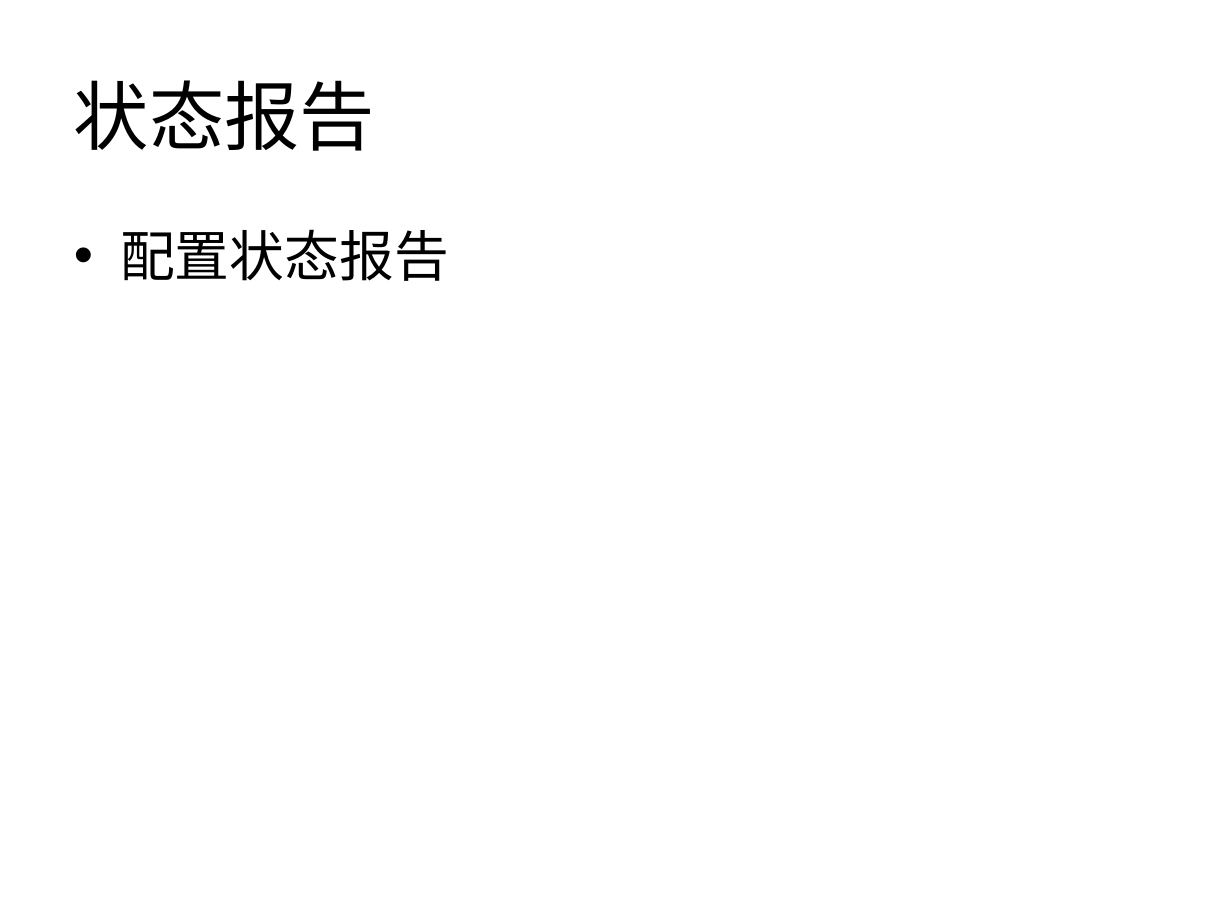
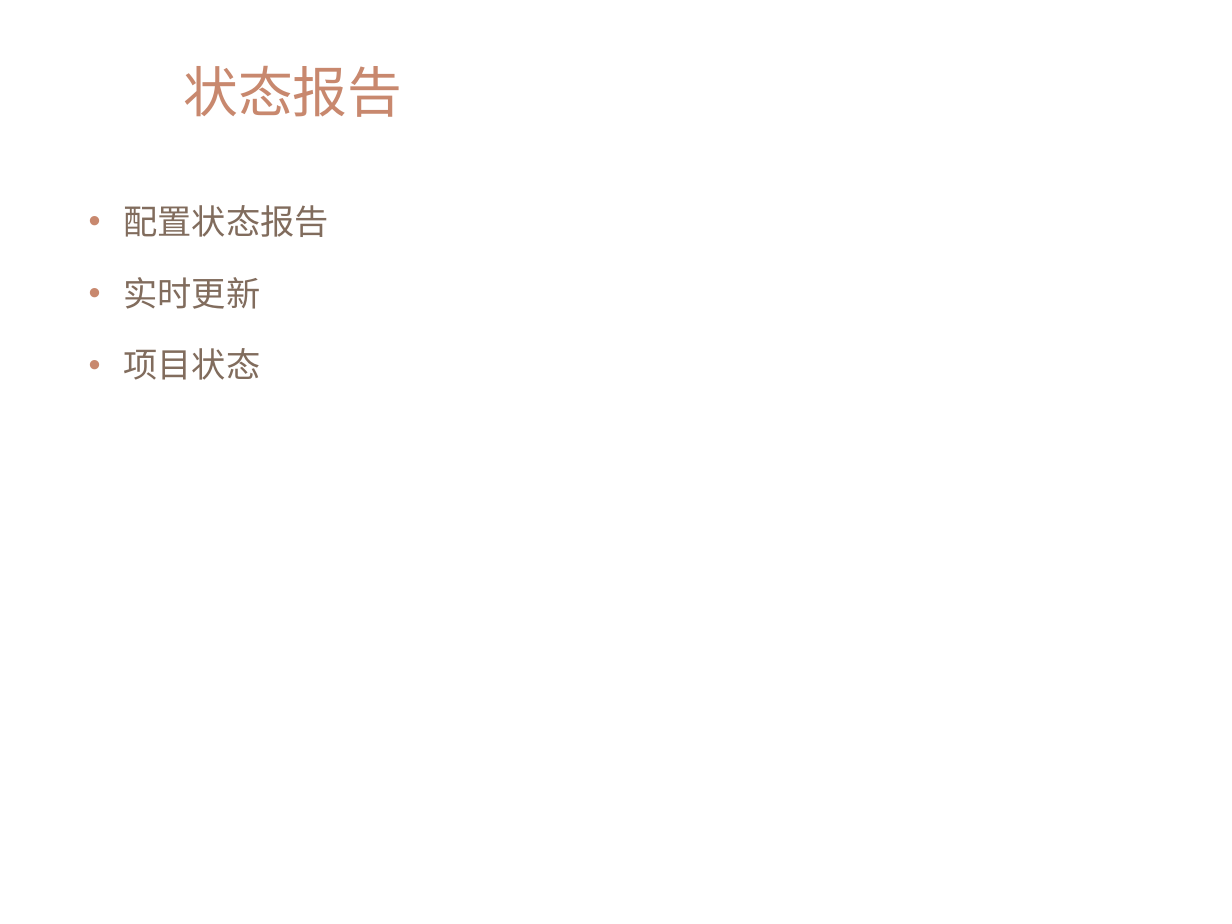
Before and after one commit to xianmomo/demo, a slide deck: slide 12 of 新员工入职指引/配置管理规范及要求.pptx (slide 9 before the commit). Drawn at 1232x924 pixels with LibreOffice and Linux fonts; fonts in the diff are those of the drawing; background and template pictures are left out. Boxes give left, top, right and bottom in pixels: in the first picture for what was removed or moved away, otherwise in the second. Text is boxed around its words. In the diff, an @@ line names an element or a change of style, - is before the commit and + after.

```diff
--- a/新员工入职指引/配置管理规范及要求.pptx
+++ b/新员工入职指引/配置管理规范及要求.pptx
@@ title "状态报告": place and size @@
-title "状态报告" at (74,80,375,151)
+title "状态报告" at (183,66,402,117)
@@ title "状态报告" at (183,66,402,117): size 44 to 32 pt, font Calibri to Arial, text colour #000000 to #C8886E @@
@@ text "配置状态报告": place and size @@
-text "配置状态报告" at (120,229,449,281)
+text "配置状态报告" at (123,205,329,380)
@@ text at (123,205,329,237): size 32 to 20 pt, font Calibri to Arial, text colour #000000 to #816C5D in "配置状态报告"; indent changed; more space between paragraphs @@
@@ text at (123,277,260,380): paragraphs added @@
+• 实时更新
+• 项目状态
```
Also in this commit, not shown: 8 other slides changed, 5 slides added, 1 slide removed, 1 other file.
